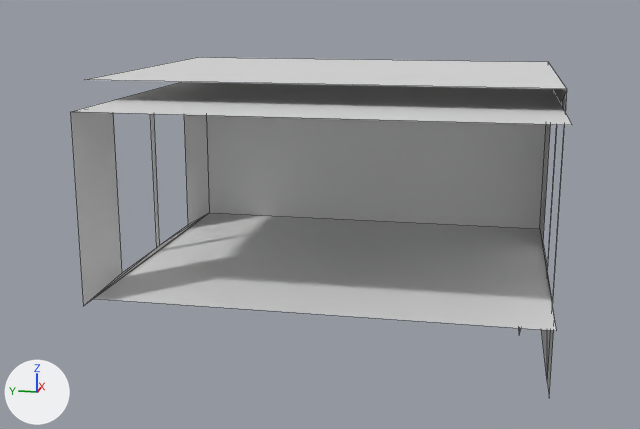
One commit to the FBX model models/airport gates/AirportGangway_L2_R.fbx: the scene before it, then after it.
Camera for both pictures: a camera (50 mm lens) standing at (3.9, 11.7, 15.6) and looking at (27.9, 16.5, 9.6). The axes (+X, +Y, +Z) are drawn at lower left. The lights are the same throughout. The older version comes first. Mesh edges are drawn as thin lines. Vertices at exactly the same position are counted once.

Names of what the first picture shows: 'AirportGangway_L2_R'.
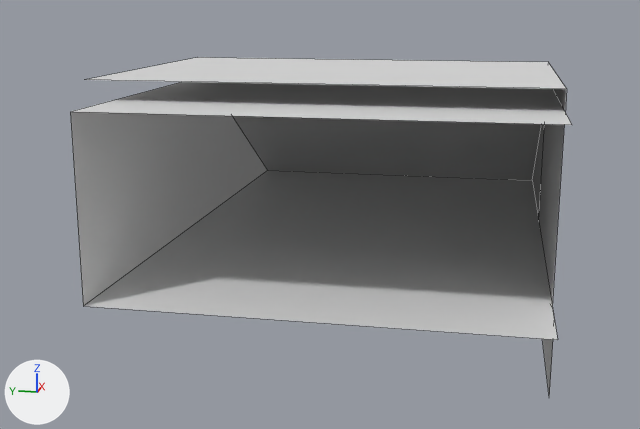
Edits to the scene script, one JSON object a line:
```json
{"block": "me_vert_009", "where": "# used by ob_airportgangway_l2_r; location = (37.5, 15.0, 0.0)"}
{"op": "remove", "block": "me_vert_009", "code": "me_vert_009.from_pydata(...)  # 40 vertices, 27 faces; spans x -19.2..0.1, y -4.5..4.5, z 3.5..14.0"}
{"op": "add", "block": "me_vert_009", "code": "me_vert_009.from_pydata(...)  # 22 vertices, 11 faces; spans x -19.2..0.1, y -4.5..4.5, z 3.5..14.0"}
{"block": "me_vert_009", "change": "me_vert_009 part 1"}
{"block": "me_vert_009", "change": "21 vertices are removed from x -18.8..-11.8, y -4.5..4.0, z 8.5..13.4"}
{"block": "me_vert_009", "change": "21 faces are deleted"}
{"block": "me_vert_009", "change": "3 vertices are added at (-5.7, 4.0, 10.0), (-5.7, -4.5, 10.0), (-19.2, -4.5, 10.0)"}
{"block": "me_vert_009", "change": "5 new faces join them"}
```

Where the change shows, as pixel boxes [x1, y1, x2, y2] in the pictures (640 x 429 px):
```json
{"part": 1, "of": "me_vert_009", "change": "cut back", "before": [71, 89, 567, 393], "after": [71, 89, 567, 393]}
```
